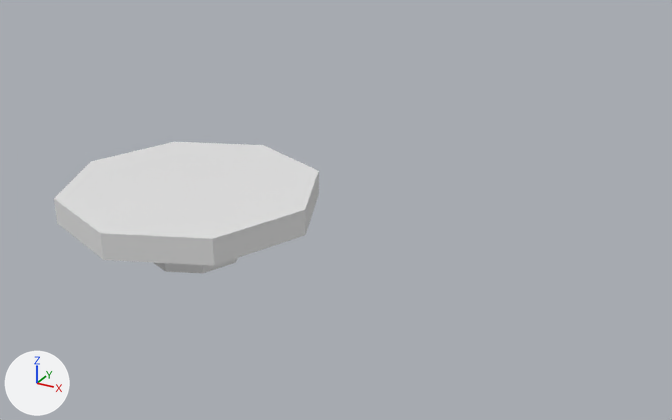
The Blender file blender/assets.blend as it was, and as the next commit left it.
The view is the same before and after, from a 50 mm lens placed at (2.83, -7.1, 4.28), pointed at (-0.98, -0.17, 0.82). The axes (+X, +Y, +Z) are drawn at lower left. The lights are the same throughout.

Objects in the first picture: 'Table'.
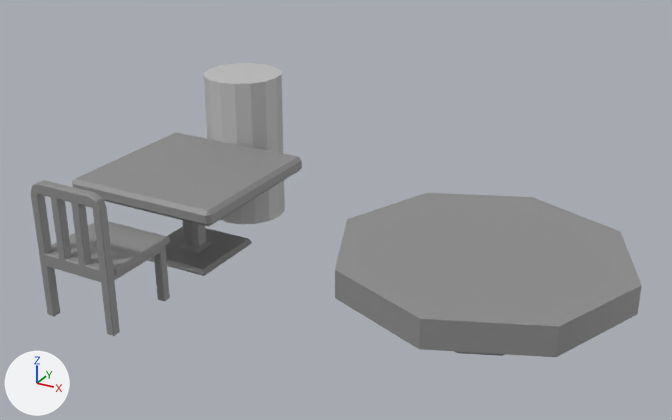
Commit message: Created chair asset

Location of each change, (x1, y1, x2, y2) in pixels of the pictures (672 x 420 px):
'TableOld', added: after (335, 193, 642, 357)
'Table', reshaped, modifiers changed (13% narrower, 8% taller): before (54, 142, 319, 274); after (72, 133, 302, 276)
'Chair', added: after (31, 180, 170, 336)
'Human Scale Reference', added: after (204, 63, 285, 224)

Edits to the bpy script that builds the scene:
```text
Add mat_assetmaterial:
    mat_assetmaterial = principled_material('AssetMaterial')
    mat_assetmaterial.base_color = (0.274, 0.274, 0.274)  # grey #8f8f8f
Add mat_defaultmaterial_001:
    mat_defaultmaterial_001 = principled_material('DefaultMaterial.001')
    mat_defaultmaterial_001.base_color = (0.54, 0.54, 0.54)  # light grey #c2c2c2
Change me_table:
    used by ob_table; location = (-2.635, -0.183, 0.0)
    remove me_table.from_pydata(...)  # 40 vertices, 34 faces; spans x -1.33..1.33, y -1.33..1.33, z 0.0..0.76
    remove me_table.materials.append(mat_defaultmaterial)  # white #e7e7e7
    add me_table.from_pydata(...)  # 28 vertices, 26 faces; spans x -0.83..0.83, y -0.83..0.83, z 0.0..0.94
    me_table part 1: the whole mesh is rebuilt
    add me_table.materials.append(mat_assetmaterial)  # grey #8f8f8f
Add me_cube:
    me_cube.from_pydata(...)  # 194 vertices, 198 faces; spans x -0.413..0.413, y -0.394..0.436, z 0.009..1.321
    me_cube.materials.append(mat_assetmaterial)  # grey #8f8f8f
Add me_cylinder:
    me_cylinder.from_pydata(...)  # a 16-sided cylinder along z spanning x -0.42..0.42, y -0.42..0.42, z -0.8..0.8
    me_cylinder.materials.append(mat_defaultmaterial_001)  # light grey #c2c2c2
Change ob_table:
    add _m = ob_table.modifiers.new('Bevel', 'BEVEL')
Add ob_chair:
    ob_chair = bpy.data.objects.new('Chair', me_cube)
    ob_chair.location = (-2.635, -1.5, 0.0)
    _m = ob_chair.modifiers.new('Bevel', 'BEVEL')
    _m.width = 0.013
    _m.width_pct = 0.013
    _m.offset_type = 'WIDTH'
Add ob_tableold:
    ob_tableold = bpy.data.objects.new('TableOld', me_table.copy())  # the mesh of ob_table
    ob_tableold.location = (0.472, -0.183, 0.0)
Add ob_human_scale_reference:
    ob_human_scale_reference = bpy.data.objects.new('Human Scale Reference', me_cylinder)
    ob_human_scale_reference.location = (-2.775, 1.006, 0.801)
```
